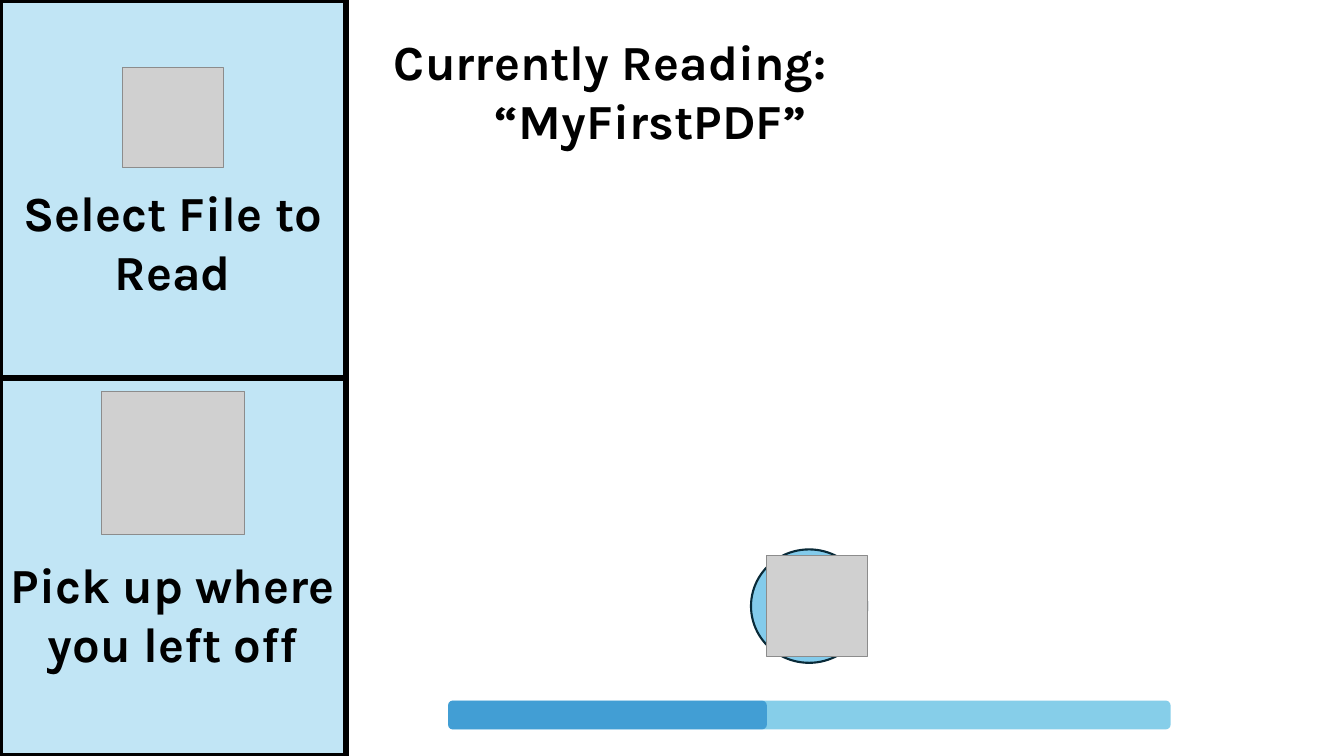
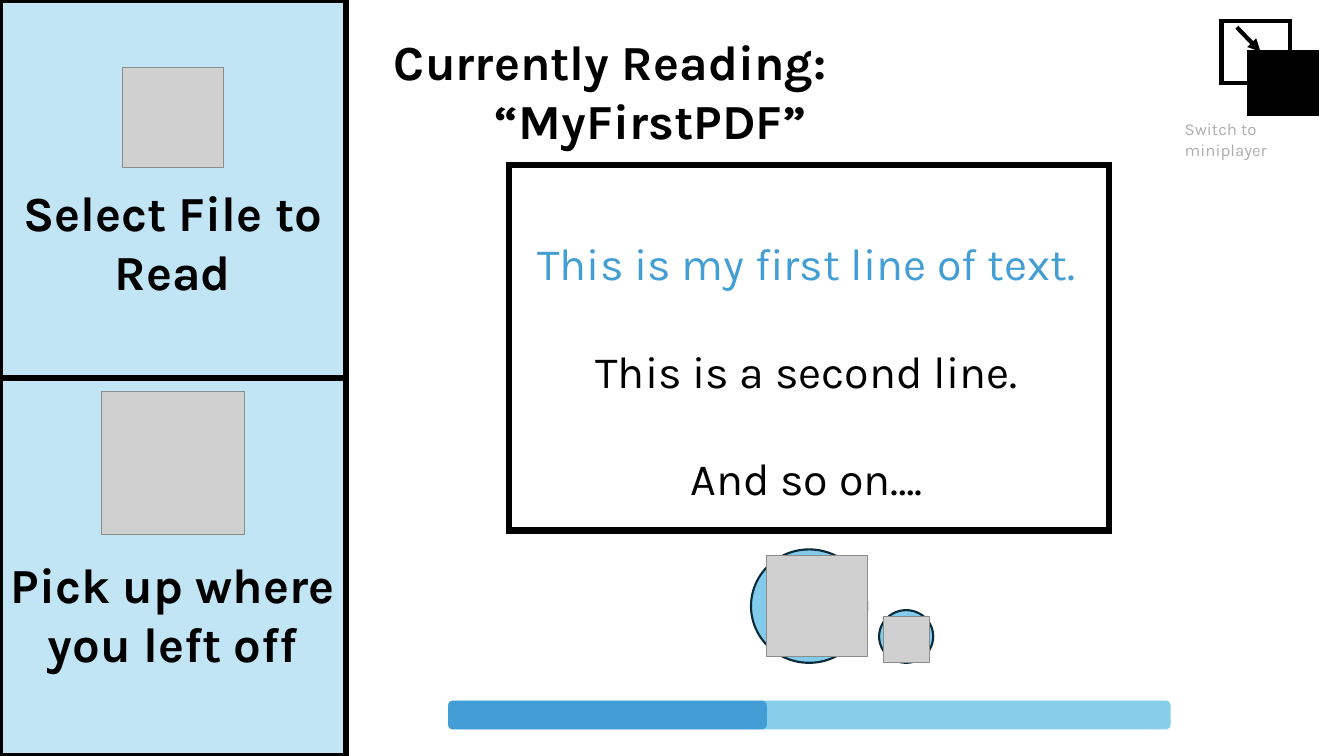
Before and after one commit to ethanrodriguez5433/MyPDFReader, a slide deck: slide 1 of UI Mock Up.pptx. Drawn at 1344x756 pixels with LibreOffice and Linux fonts; fonts in the diff are those of the drawing; grey boxes stand for pictures. Boxes give left, top, right and bottom in pixels: in the first picture for what was removed or moved away, otherwise in the second. Text is boxed around its words. In the diff, an @@ line names an element or a change of style, - is before the commit and + after.

```diff
--- a/UI Mock Up.pptx
+++ b/UI Mock Up.pptx
@@ rectangle added at (x1=1222, y1=21, x2=1291, y2=83), fill #FFFFFF, outline #000000 3 pt @@
@@ arrow added from (1237, 27) to (1261, 51), #000000 3 pt @@
@@ rectangle added at (x1=1249, y1=51, x2=1318, y2=113), fill #000000, outline #000000 3 pt @@
@@ text added at (x1=1185, y1=124, x2=1267, y2=160), 12 pt, text #AEAEAE @@
+Switch to miniplayer
@@ rectangle added at (x1=509, y1=165, x2=1109, y2=531), fill #FFFFFF, outline #000000 4.5 pt @@
@@ text added at (x1=537, y1=249, x2=1076, y2=496), 32 pt, text #000000 @@
+This is my first line of text.
+This is a second line.
+And so on….
@@ ellipse added at (x1=879, y1=610, x2=934, y2=662), fill #83CBEB, outline #092A39 1.5 pt @@
@@ picture added at (x1=883, y1=617, x2=930, y2=663) @@
```
Also in this commit, not shown: 1 other file.
